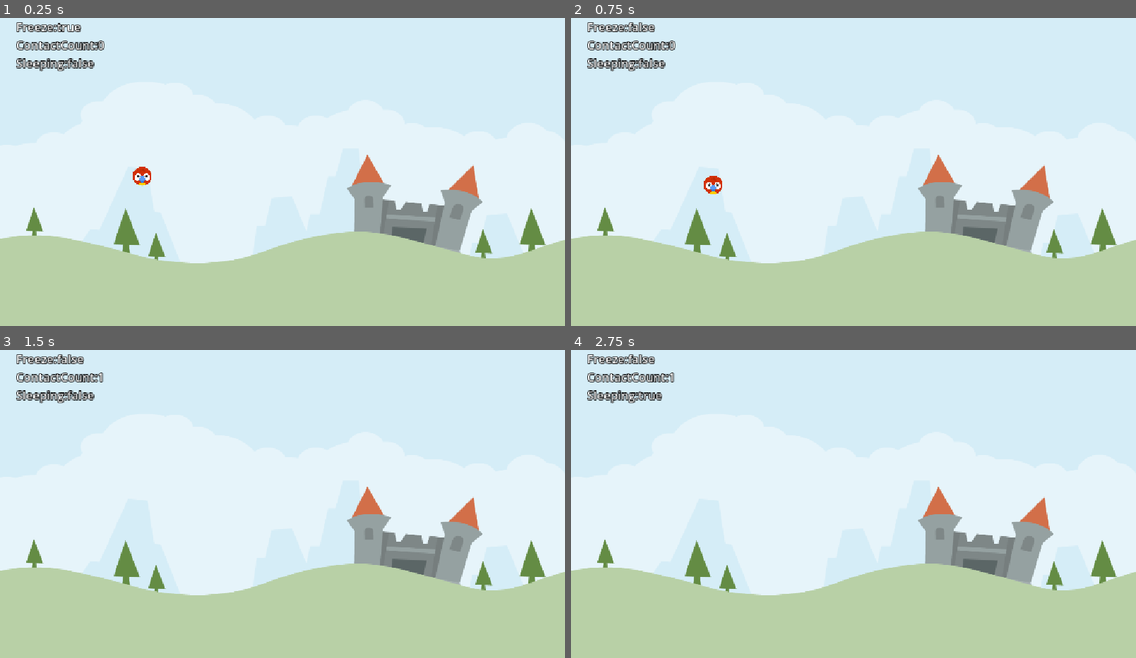
Above: before the commit, frames 1-4 (two rows, left to right).
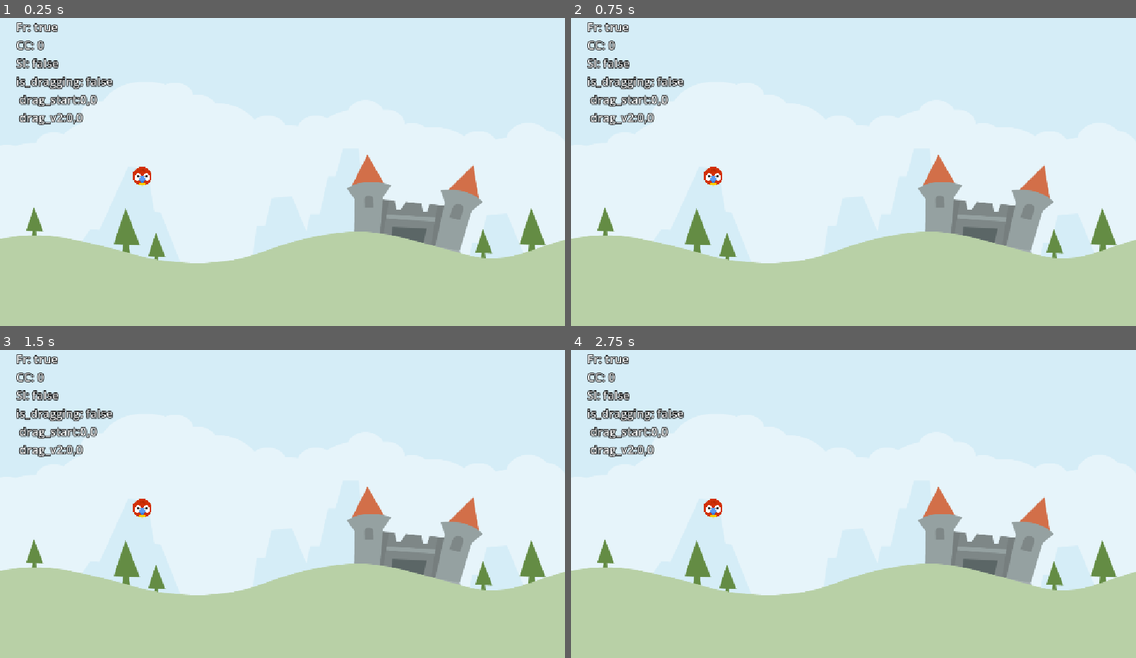
Above: after the commit, the same moments.

Repository: RuhlMirko/godot-learning
Game: Godot game, scene res://scenes/level_base.tscn
The game is run twice, just before and just after one commit, with the same random seed, the same clock (stepped at 60 frames per second) and the same inputs.
Inputs (mouse positions are in pixels of both pictures, inside the frame that each line leads up to):
- Up to frame 1 (0.25 s): no input
- Up to frame 2 (0.75 s): tap Enter at 0.5 s; move the mouse to (977, 150) at 0.52 s; press the mouse at (977, 150) at 0.53 s
- Up to frame 3 (1.5 s): release the mouse at (406, 482) at 1.25 s; drag from (169, 516) to (254, 562) at 1.27 s
- Up to frame 4 (2.75 s): move the mouse to (910, 430) at 2.02 s; press the mouse at (910, 430) at 2.03 s

The runs differ from the first frame. In frame 1, 2.0% of the frame differs, in the area x 2-20%, y 1-35%; in frame 2, 2.2%, in the area x 2-27%, y 1-58%; in frame 3, 2.1%; in frame 4, 2.1%.

Commit message:
Added dragable box and input handling

Diff:
--- a/AngryAnimals/scenes/animal.gd
+++ b/AngryAnimals/scenes/animal.gd
@@ -1,17 +1,52 @@
 class_name Animal
 extends RigidBody2D
 
+const DRAG_LIMIT_MAX:Vector2= Vector2(0,60)
+const DRAG_LIMIT_MIN:Vector2= Vector2(-60,0)
 @onready var label: Label = $Label
+@onready var arrow: Sprite2D = $Arrow
+@onready var stretch_sound: AudioStreamPlayer = $StretchSound
+var _start : Vector2 = Vector2.ZERO
+var _drag_start : Vector2 = Vector2.ZERO
+var _is_dragging: bool = false
+var _drag_vector: Vector2 = Vector2.ZERO
+
 
 func _input(event: InputEvent) -> void:
-	if event.is_action_pressed("drag"):
-		freeze = false
+	#if event.is_action_pressed("drag"):
+		#freeze = false
+	pass
 
 # Called when the node enters the scene tree for the first time.
 func _ready() -> void:
-	pass # Replace with function body.
-
+	_start = position
 
 # Called every frame. 'delta' is the elapsed time since the previous frame.
 func _process(delta: float) -> void:
-	label.text = "Freeze:%s\nContactCount:%d\nSleeping:%s" % [freeze, get_contact_count(), sleeping]
+	var debug_str = "Fr: %s\nCC: %d\nSl: %s\n" % [freeze, get_contact_count(), sleeping]
+	debug_str += "is_dragging: %s\n drag_start:%.0f,%.0f\n drag_v2:%.0f,%.0f" % [_is_dragging, _drag_start.x, _drag_start.y, _drag_vector.x, _drag_vector.y]
+	label.text = debug_str
+
+func _physics_process(delta: float) -> void:
+	if _is_dragging: handle_dragging()
+
+func start_dragging()->void:
+	arrow.show()
+	_is_dragging = true
+	_drag_start = get_global_mouse_position()
+
+func handle_dragging()->void:
+	var new_dragVec2 : Vector2 = get_global_mouse_position() - _drag_start
+	new_dragVec2 = new_dragVec2.clamp(DRAG_LIMIT_MIN, DRAG_LIMIT_MAX)
+	var diff : Vector2 = new_dragVec2 - _drag_vector
+	if diff.length()>0 and !stretch_sound.playing:
+		stretch_sound.play()
+
+	_drag_vector = new_dragVec2
+	position = _start + _drag_vector
+
+
+func _on_input_event(viewport: Node, event: InputEvent, shape_idx: int) -> void:
+	if event.is_action_pressed("drag"):
+		input_event.disconnect(_on_input_event)
+		start_dragging()
--- a/AngryAnimals/scenes/animal.tscn
+++ b/AngryAnimals/scenes/animal.tscn
@@ -5,6 +5,7 @@
 [ext_resource type="AudioStream" uid="uid://bmu243wuhmcrh" path="res://assets/audio/kick_wood.ogg" id="2_3v7ex"]
 [ext_resource type="AudioStream" uid="uid://b5f5seu34mi1f" path="res://assets/audio/stretch2.ogg" id="3_3c5tq"]
 [ext_resource type="AudioStream" uid="uid://bx43ahcn8xrer" path="res://assets/audio/catapult.ogg" id="4_ieass"]
+[ext_resource type="Texture2D" uid="uid://ld1ucjqkwowc" path="res://assets/items/arrow.png" id="6_ieass"]
 
 [sub_resource type="PhysicsMaterial" id="PhysicsMaterial_rsu6n"]
 
@@ -31,6 +32,7 @@
 
 [node name="StretchSound" type="AudioStreamPlayer" parent="." unique_id=404290606]
 stream = ExtResource("3_3c5tq")
+volume_db = -24.632
 
 [node name="LaunchSound" type="AudioStreamPlayer" parent="." unique_id=1811349049]
 stream = ExtResource("4_ieass")
@@ -48,3 +50,11 @@
 text = "print
 print
 print"
+
+[node name="Arrow" type="Sprite2D" parent="." unique_id=63577503]
+visible = false
+scale = Vector2(0.3, 0.3)
+texture = ExtResource("6_ieass")
+offset = Vector2(150, 0)
+
+[connection signal="input_event" from="." to="." method="_on_input_event"]
